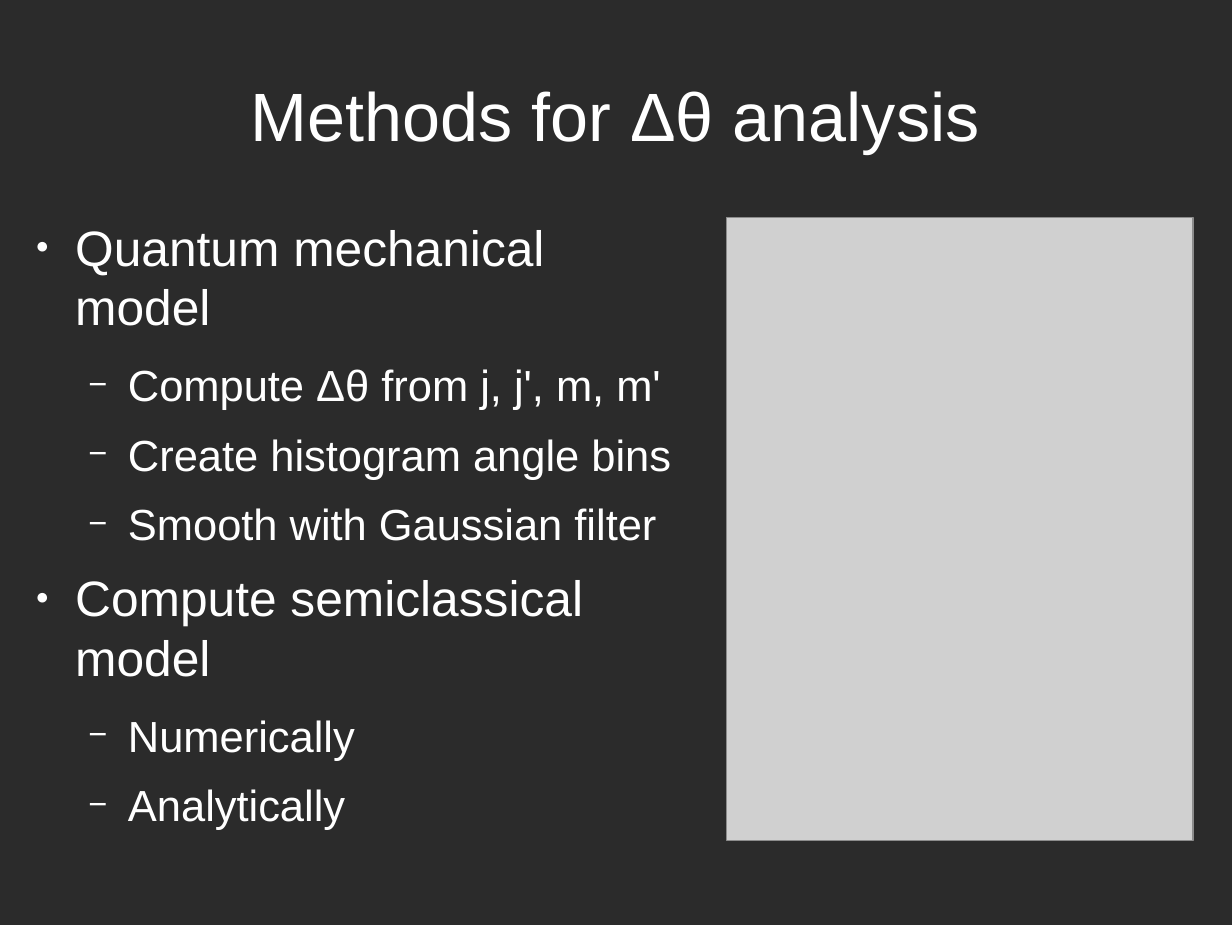
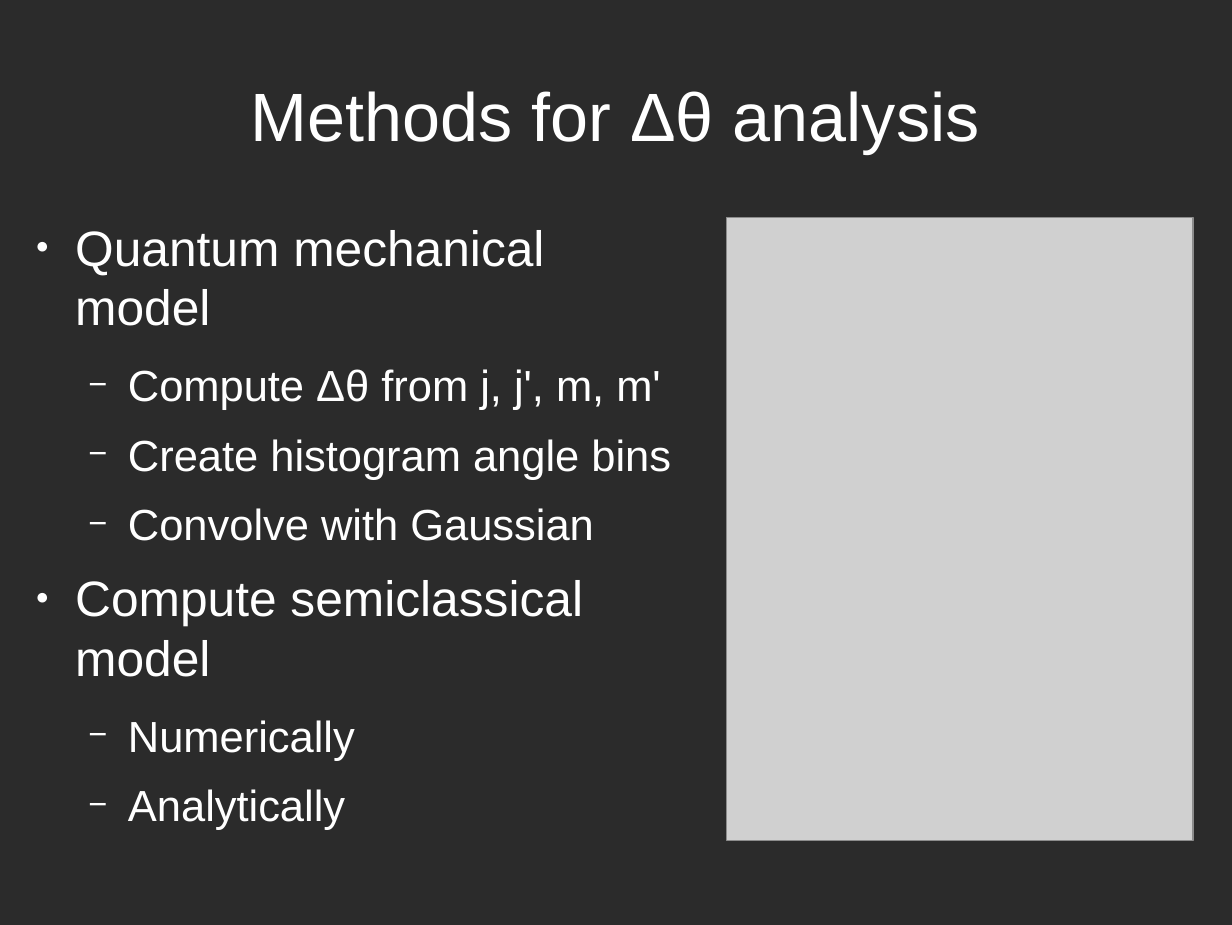
Before and after one commit to atowneND/HeNaK_Collisions, a slide deck: slide 15 of Presentation.odp. Drawn at 1232x925 pixels with LibreOffice and Linux fonts; fonts in the diff are those of the drawing; grey boxes stand for pictures; background and template pictures are left out; a plain dark background stands for a picture behind light text. Boxes give left, top, right and bottom in pixels: in the first picture for what was removed or moved away, otherwise in the second. Text is boxed around its words. In the diff, an @@ line names an element or a change of style, - is before the commit and + after.

```diff
--- a/Presentation.odp
+++ b/Presentation.odp
@@ text at <box>128,508,593,541</box>: text changed @@
-  − Smooth with Gaussian filter
+  − Convolve with Gaussian
```
Also in this commit, not shown: 5 other slides changed, 1 slide added, 1 slide removed, 5 other files.
